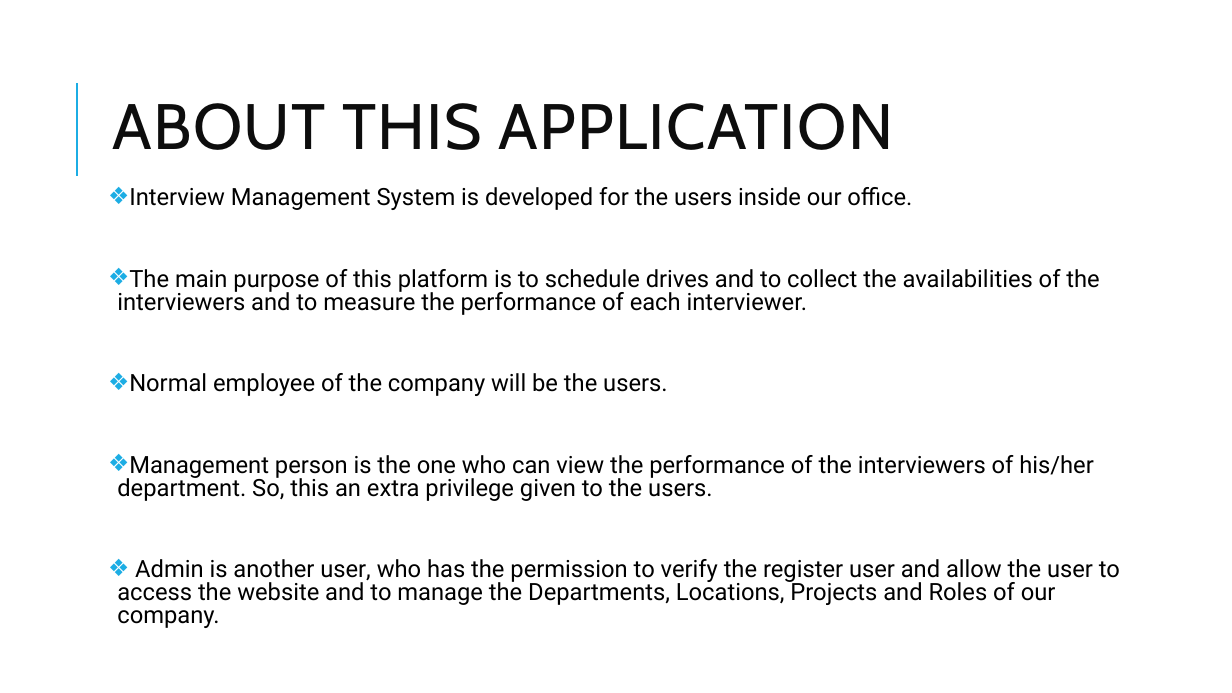
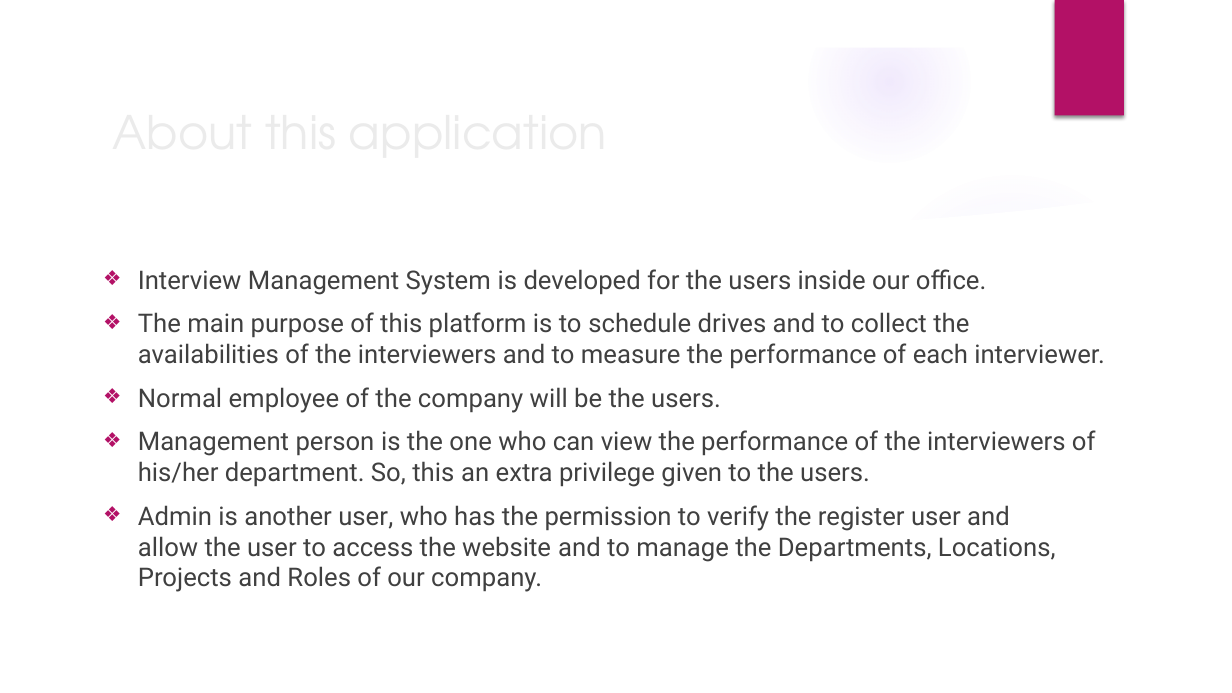
Before and after one commit to TeamAlpha01/Project, a slide deck: slide 3 of Demo PPT/Demo Template.pptx. Drawn at 1232x693 pixels with LibreOffice and Linux fonts; fonts in the diff are those of the drawing; background and template pictures are left out. Boxes give left, top, right and bottom in pixels: in the first picture for what was removed or moved away, otherwise in the second. Text is boxed around its words. In the diff, an @@ line names an element or a change of style, - is before the commit and + after.

```diff
--- a/Demo PPT/Demo Template.pptx
+++ b/Demo PPT/Demo Template.pptx
@@ group added at [0,0,1232,693]: 5 ellipses, 3 freeform shapes @@
@@ rectangle added at [1055,0,1124,116], fill #B31166 @@
@@ line removed from (77, 176) to (77, 83) @@
@@ text "Interview Management System is developed ...": place and size @@
-text "Interview Management System is developed ..." at [117,187,1120,628]
+text "Interview Management System is developed ..." at [138,269,1105,592]
@@ text "Interview Management System is developed ..." at [138,269,1105,592]: size 18.5 to 20 pt, text colour #000000 to #404040; indent changed; line spacing 0.8 to 1; less space between paragraphs; bullet colour #1CADE4 to #B31166 @@
@@ title at [380,312,422,333]: text changed; size 50 to 36 pt; font Cabin to TeX Gyre Adventor; text colour #0D0D0D to #EBEBEB @@
-ABOUT THIS APPLICATION
+About this application
```
Also in this commit, not shown: 10 other slides changed, 1 slide added, 1 slide removed.
